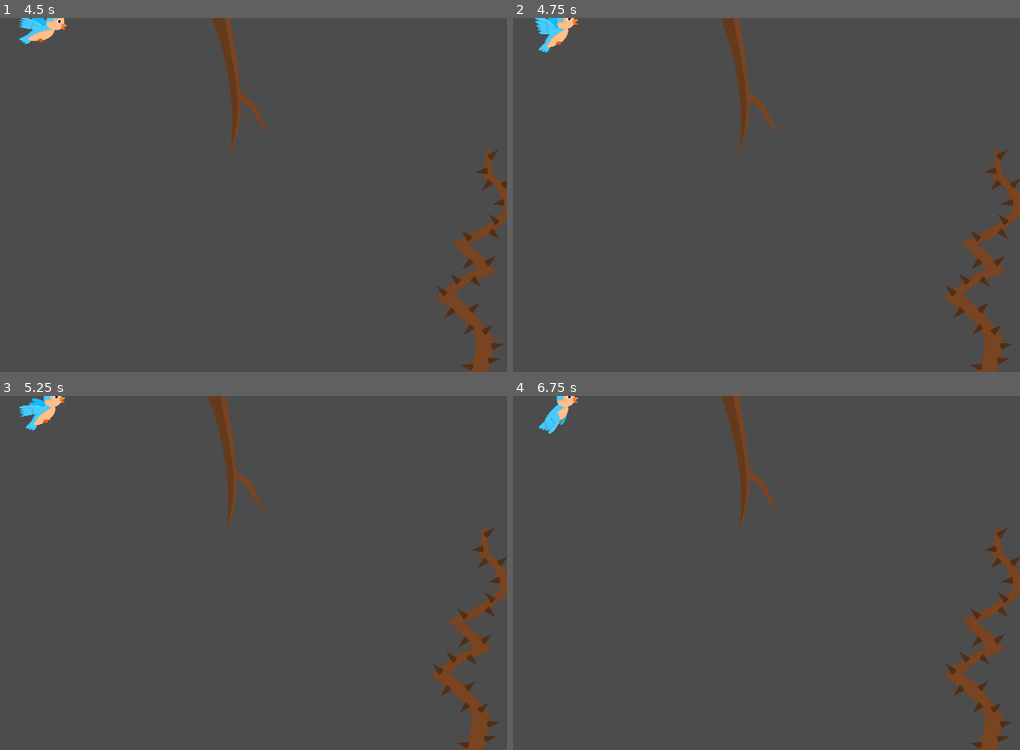
Above: before the commit, frames 1-4 (two rows, left to right).
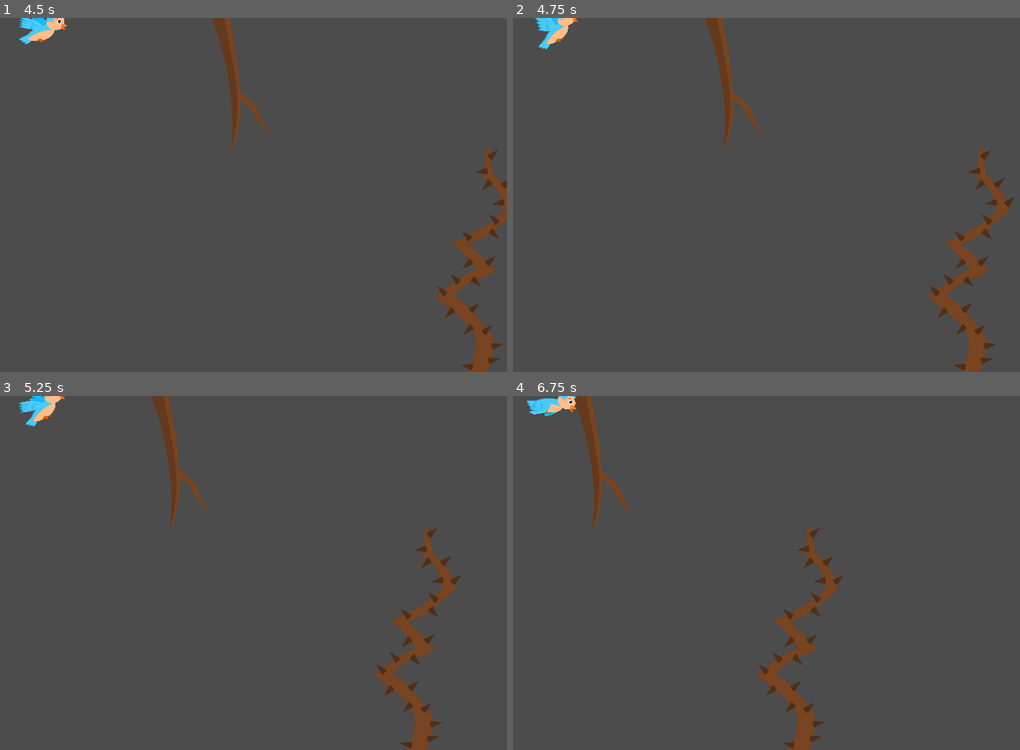
Above: after the commit, the same moments.

Repository: benfernandes/gamejam-august-2020
Game: Godot game, scene res://flappy-bird/FlappyBirdMain.tscn
The game is run twice, just before and just after one commit, with the same random seed, the same clock (stepped at 60 frames per second) and the same inputs. This scene is started directly instead of the project's main scene.
Inputs (mouse positions are in pixels of both pictures, inside the frame that each line leads up to):
- Up to frame 1 (4.5 s): click "START" at 0.5 s; move the mouse to (359, 177) at 1.27 s; hold Right (ui_right) 1.28-2.03 s; click (359, 177) at 1.42 s; tap Space (flap) at 1.52, 1.82, 2.27, 2.57, 3.77, 4.07 s; move the mouse to (136, 212) at 2.02 s; hold Left (ui_left) 2.03-2.78 s; move the mouse to (294, 117) at 2.77 s; hold Right (ui_right) 2.78-4.28 s; move the mouse to (212, 265) at 3.52 s; click (212, 265) at 3.67 s; move the mouse to (400, 248) at 4.27 s; hold Left (ui_left) from 4.28 s (still down)
- Up to frame 2 (4.75 s): keep holding Left (ui_left); tap Space (flap) at 4.52 s
- Up to frame 3 (5.25 s): keep holding Left (ui_left); tap Space (flap) at 4.82 s; move the mouse to (81, 519) at 5.02 s
- Up to frame 4 (6.75 s): tap Space (flap) at 5.27, 5.57 s; move the mouse to (781, 573) at 5.77 s; click (781, 573) at 5.92 s; move the mouse to (675, 484) at 6.52 s; release Left (ui_left) at 6.53 s; hold Right (ui_right) from 6.53 s (still down)

Frame 1 is identical in both runs. In frame 2, 5.7% of the frame differs, in the area x 4-100%, y 0-100%; in frame 3, 6.5%; in frame 4, 6.7%, in the area x 2-100%, y 0-100%.
Error after the commit: Invalid call. Nonexistent function 'stop' in base 'Nil'. (res://flappy-bird/FlappyBird.gd:73)

Commit message:
Fix issue with goal still moving within a 2 second window

Diff:
--- a/flappy-bird/FlappyBird.gd
+++ b/flappy-bird/FlappyBird.gd
@@ -3,6 +3,7 @@
 var obstacle_timer
 var goal_timer
 var difficulty_timer
+var prepare_goal_timer
 
 var speed = 100
 var obstacles
@@ -46,10 +47,9 @@
 	obstacle.set_speed(speed)
 
 func prepare_goal():
-	print("prepare goal")
 	obstacle_timer.stop()
 	goal_timer.stop()
-	create_timer(2.0, "create_goal", false)
+	prepare_goal_timer = create_timer(2.0, "create_goal", false)
 
 func create_goal():
 	goal_instance = goal.instance()
@@ -70,6 +70,7 @@
 func stop_scene():
 	obstacle_timer.stop()
 	goal_timer.stop()
+	prepare_goal_timer.stop()
 	difficulty_timer.stop()
 	for obstacle in current_obstacles:
 	  obstacle.stop()
